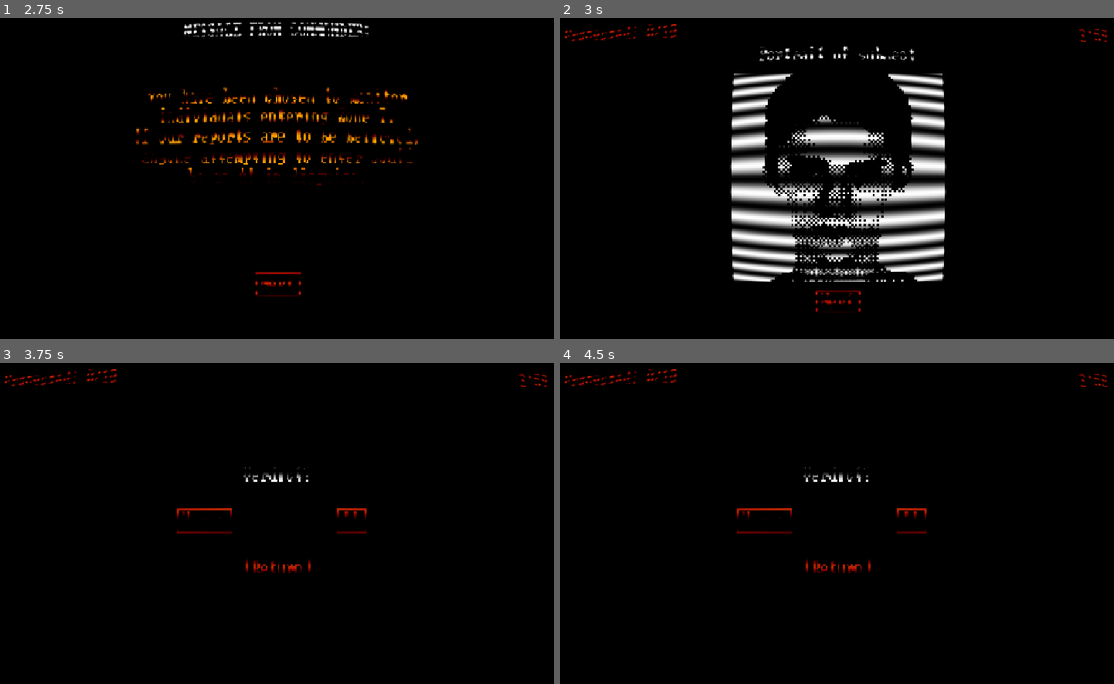
Above: before the commit, frames 1-4 (two rows, left to right).
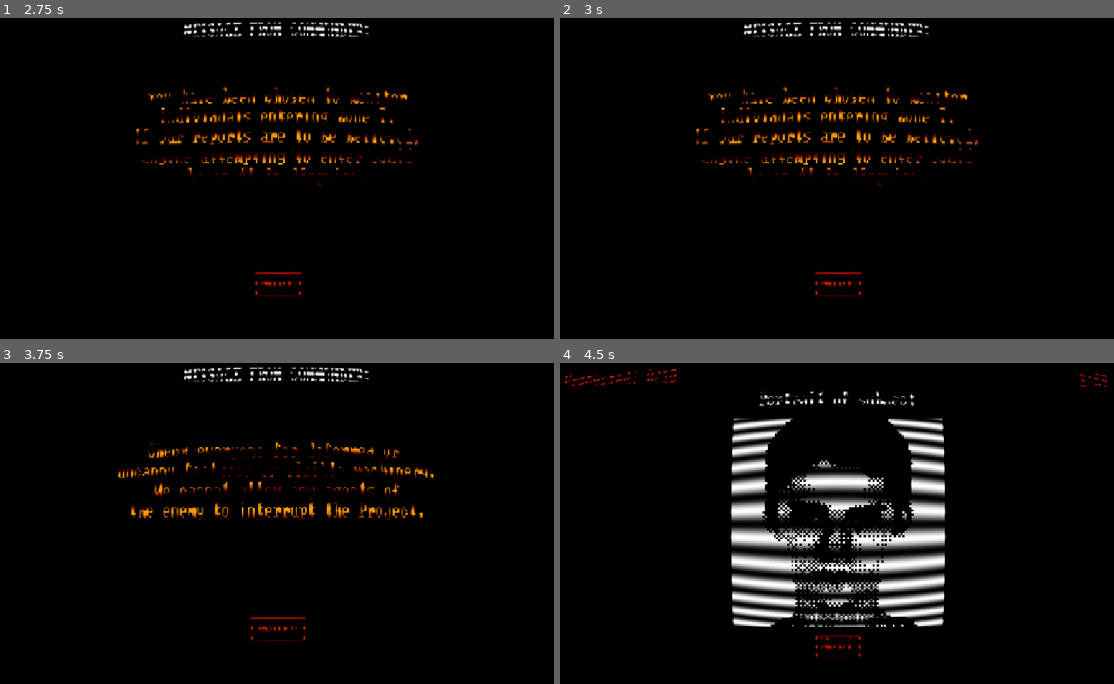
Above: after the commit, the same moments.

Repository: Evelyn-is-eepy/Man-VS-Machine-Game-Jam
Game: Godot game, scene res://Scenes/main_menu.tscn
Two runs of this game, one before a commit and one after it. Both use one fixed random seed, a clock stepped at 60 frames per second and the inputs below.
Inputs (mouse positions are in pixels of both pictures, inside the frame that each line leads up to):
- Up to frame 1 (2.75 s): click "New Run" at 0.5 s; click "Next" at 1.25 s; click "Next" at 2 s
- Up to frame 2 (3 s): tap Enter at 2.75 s; move the mouse to (975, 162) at 2.77 s; hold Right (ui_right) from 2.78 s (still down)
- Up to frame 3 (3.75 s): release Right (ui_right) at 3.5 s; click "Next" at 3.5 s
- Up to frame 4 (4.5 s): click (837, 632) at 4.25 s, where only the run after the commit has a clickable "Begin"

Frame 1 is identical in both runs. In frame 2, 15% of the frame differs, in the area x 0-99%, y 1-92%; in frame 3, 3.5%; in frame 4, 13%.

Commit message:
final commit

Diff:
--- a/Scripts/main.gd
+++ b/Scripts/main.gd
@@ -114,12 +114,12 @@
 
 # Called every frame. 'delta' is the elapsed time since the previous frame.
 func _process(delta: float) -> void:
-	if Input.is_action_just_pressed("ui_right"):
-		subjects_processed = 100
-		score = 100
-		to_next_scene()
-	if Input.is_action_just_pressed("ui_left"):
-		time_remaining = 1.0
+	#if Input.is_action_just_pressed("ui_right"):
+		#subjects_processed = 100
+		#score = 100
+		#to_next_scene()
+	#if Input.is_action_just_pressed("ui_left"):
+		#time_remaining = 1.0
 	if not is_intermission:
 		time_remaining = move_toward(time_remaining, 0.0, delta)
 		update_timer(time_remaining)
